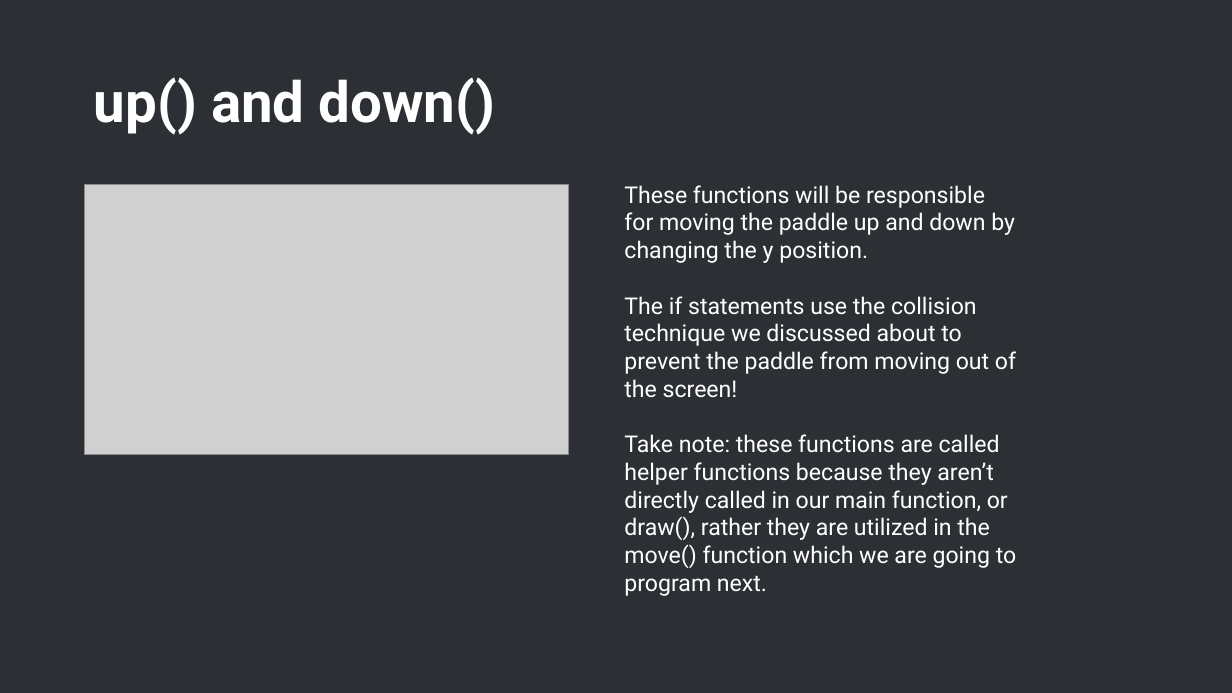
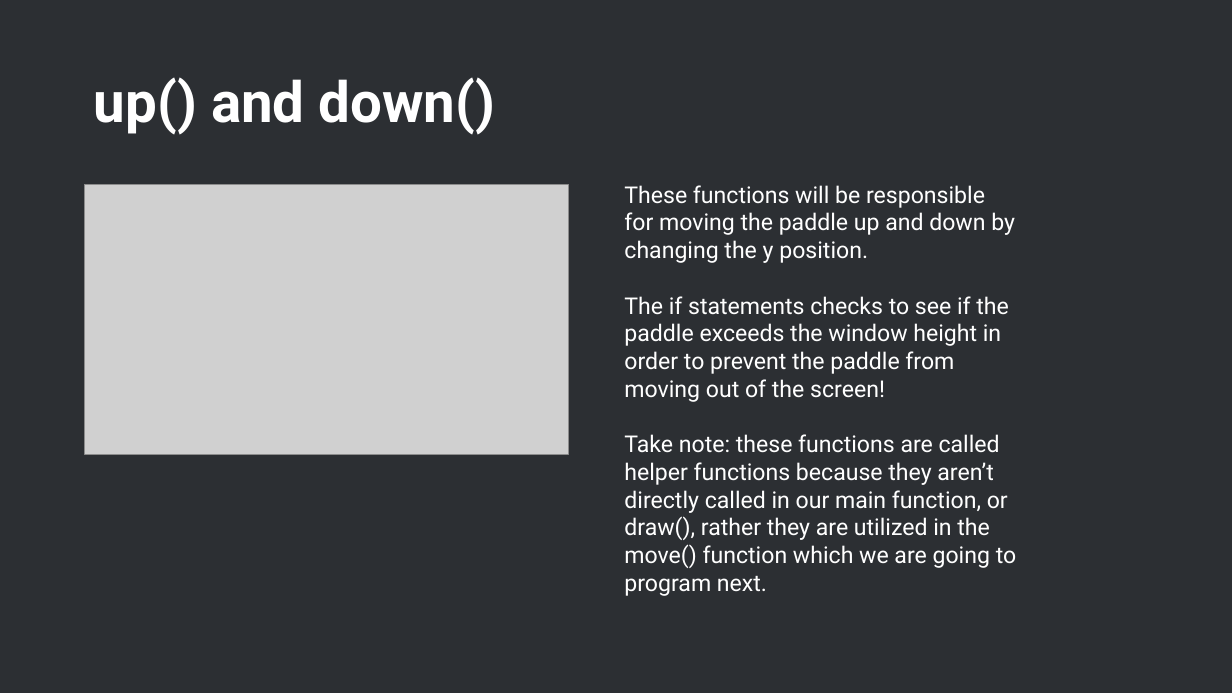
Before and after one commit to Kaidriver/p5.js-pong-workshop, a slide deck: slide 17 of p5.js workshopu.pptx (slide 26 before the commit). Drawn at 1232x693 pixels with LibreOffice and Linux fonts; fonts in the diff are those of the drawing; grey boxes stand for pictures; background and template pictures are left out. Boxes give left, top, right and bottom in pixels: in the first picture for what was removed or moved away, otherwise in the second. Text is boxed around its words. In the diff, an @@ line names an element or a change of style, - is before the commit and + after.

```diff
--- a/p5.js workshopu.pptx
+++ b/p5.js workshopu.pptx
@@ text at (624, 296, 1008, 402): text changed @@
-The if statements use the collision technique we discussed about to prevent the paddle from moving out of the screen!
+The if statements checks to see if the paddle exceeds the window height in order to prevent the paddle from moving out of the screen!
```
Also in this commit, not shown: 14 other slides changed, 3 slides added.
